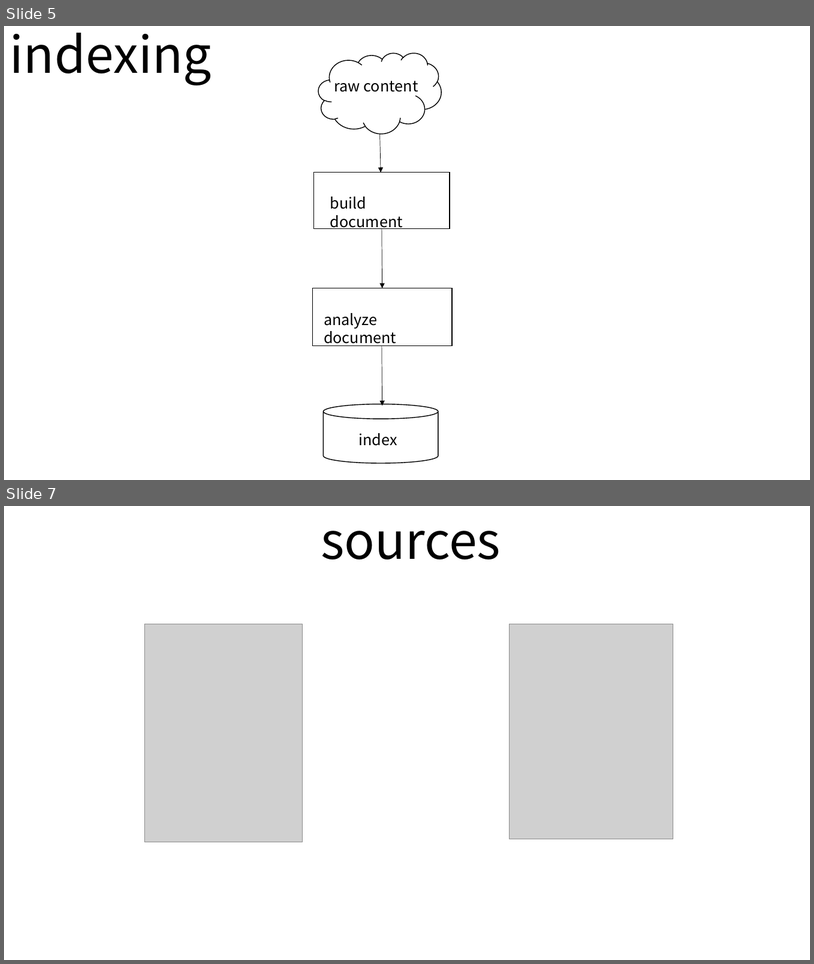
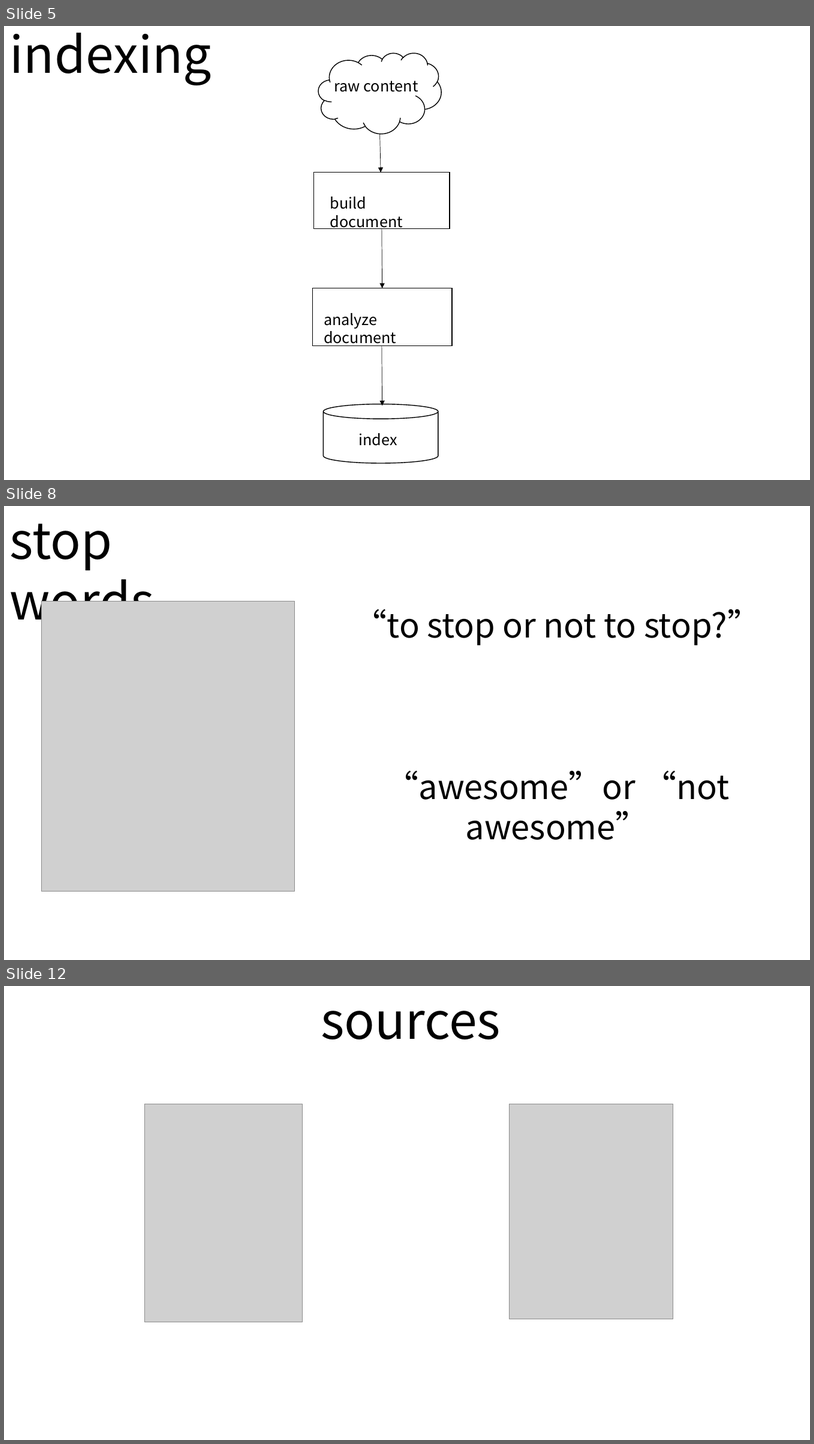
Before and after one commit to andypryor/start_your_search_engines, a slide deck: start_search_engines.pptx. Shown one above the other, each under a label of ours: slides 5 and 7 before the commit, slides 5, 8 and 12 after it; the slides between them are not shown. The pictures are 814x964 and 814x1444 pixels, drawn with LibreOffice and Linux fonts; fonts in the diff are those of the drawing; grey boxes stand for pictures. Boxes give left, top, right and bottom in pixels: in the first picture for what was removed or moved away, otherwise in the second. Text is boxed around its words. In the diff, an @@ line names an element or a change of style, - is before the commit and + after.

```diff
--- a/start_search_engines.pptx
+++ b/start_search_engines.pptx
@@ slide 8 added at [4,506,810,960], background #FFFFFF @@
@@ text added at [10,523,155,632], 60 pt, text #000000 @@
+stop words
@@ table added at [75,555,148,579], 1 rows, 1 columns @@
+
@@ picture added at [42,601,295,891] @@
@@ text added at [354,609,761,840], 40 pt, text #000000 @@
+“to stop or not to stop?”
+“awesome”or “not awesome”
@@ what was slide 7 is now slide 12 @@
```
Also in this commit, not shown: 1 slide changed, 4 other slides added, 2 other files.
